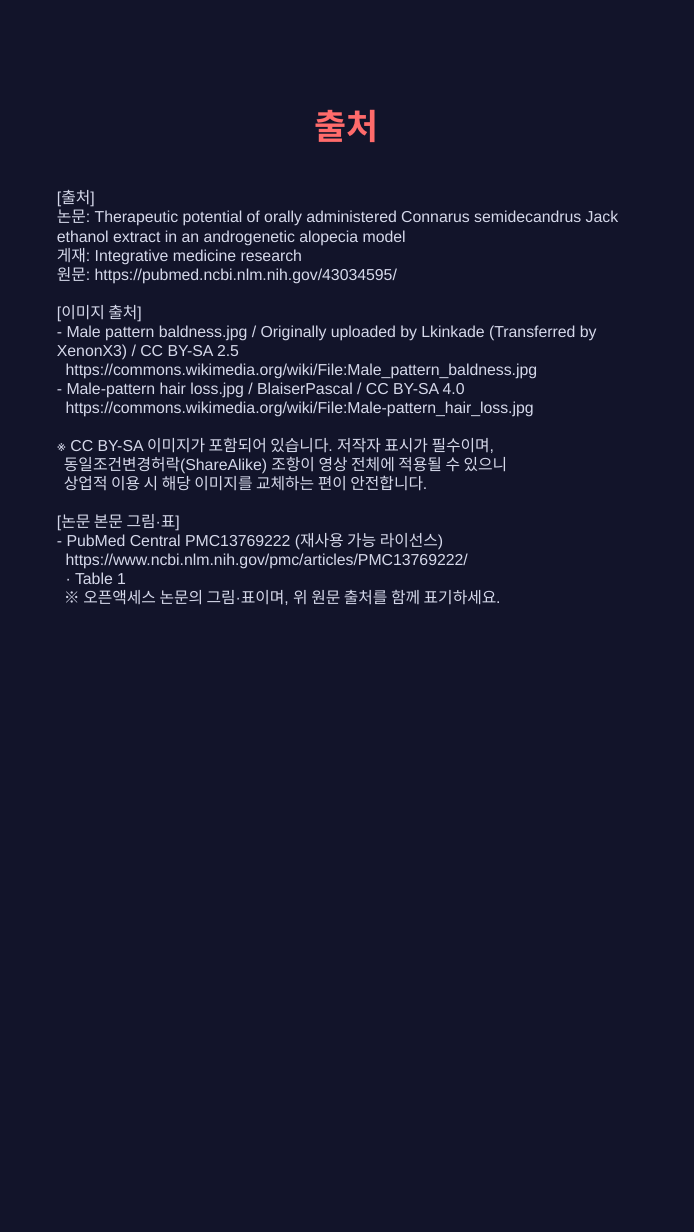
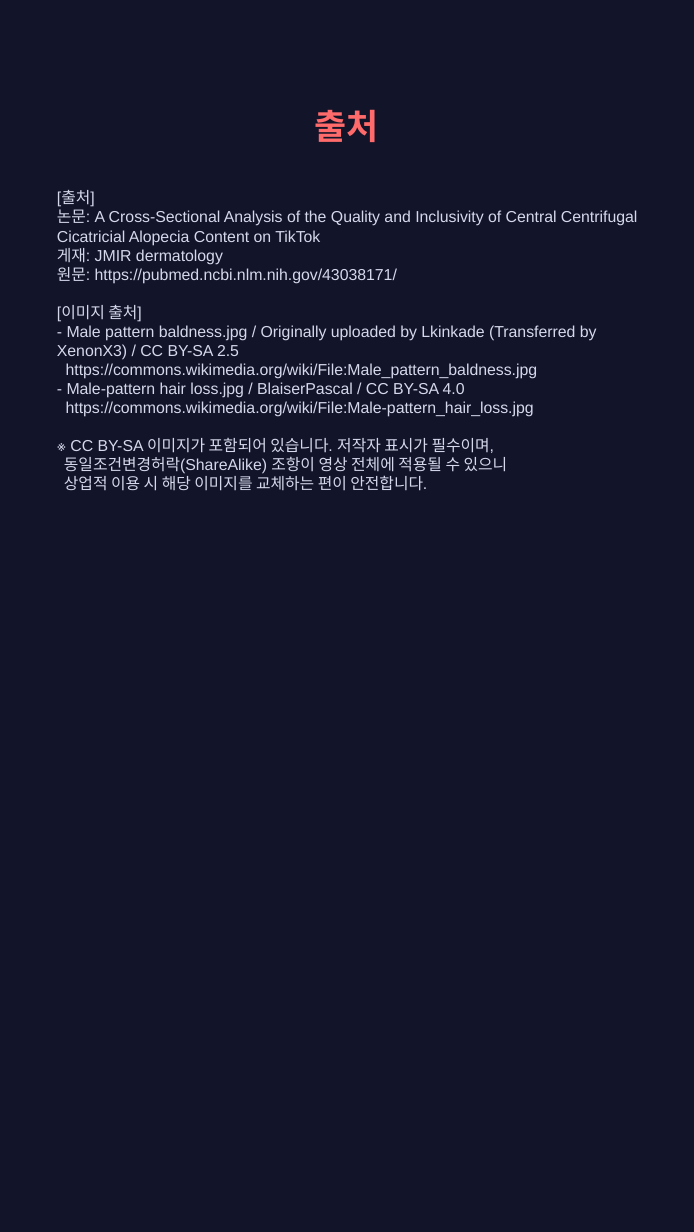
Before and after one commit to hyokang2010-BJ-ANTH/product-builder-test, a slide deck: slide 7 of pwa/data/latest/slides.pptx (slide 11 before the commit). Drawn at 694x1232 pixels with LibreOffice and Linux fonts; fonts in the diff are those of the drawing. Boxes give left, top, right and bottom in pixels: in the first picture for what was removed or moved away, otherwise in the second. Text is boxed around its words. In the diff, an @@ line names an element or a change of style, - is before the commit and + after.

```diff
--- a/pwa/data/latest/slides.pptx
+++ b/pwa/data/latest/slides.pptx
@@ text at [57,191,637,491]: text changed @@
-[출처]
-논문: Therapeutic potential of orally administered Connarus semidecandrus Jack ethanol extract in an androgenetic alopecia model
-게재: Integrative medicine research
-원문: https://pubmed.ncbi.nlm.nih.gov/43034595/
-[이미지 출처]
-- Male pattern baldness.jpg / Originally uploaded by Lkinkade (Transferred by XenonX3) / CC BY-SA 2.5
-https://commons.wikimedia.org/wiki/File:Male_pattern_baldness.jpg
-- Male-pattern hair loss.jpg / BlaiserPascal / CC BY-SA 4.0
-https://commons.wikimedia.org/wiki/File:Male-pattern_hair_loss.jpg
-※ CC BY-SA 이미지가 포함되어 있습니다. 저작자 표시가 필수이며,
-동일조건변경허락(ShareAlike) 조항이 영상 전체에 적용될 수 있으니
-상업적 이용 시 해당 이미지를 교체하는 편이 안전합니다.
-[논문 본문 그림·표]
-- PubMed Central PMC13769222 (재사용 가능 라이선스)
-https://www.ncbi.nlm.nih.gov/pmc/articles/PMC13769222/
-· Table 1
-※ 오픈액세스 논문의 그림·표이며, 위 원문 출처를 함께 표기하세요.
+[출처]
+논문: A Cross-Sectional Analysis of the Quality and Inclusivity of Central Centrifugal Cicatricial Alopecia Content on TikTok
+게재: JMIR dermatology
+원문: https://pubmed.ncbi.nlm.nih.gov/43038171/
+[이미지 출처]
+- Male pattern baldness.jpg / Originally uploaded by Lkinkade (Transferred by XenonX3) / CC BY-SA 2.5
+https://commons.wikimedia.org/wiki/File:Male_pattern_baldness.jpg
+- Male-pattern hair loss.jpg / BlaiserPascal / CC BY-SA 4.0
+https://commons.wikimedia.org/wiki/File:Male-pattern_hair_loss.jpg
+※ CC BY-SA 이미지가 포함되어 있습니다. 저작자 표시가 필수이며,
+동일조건변경허락(ShareAlike) 조항이 영상 전체에 적용될 수 있으니
+상업적 이용 시 해당 이미지를 교체하는 편이 안전합니다.
```
Also in this commit, not shown: 1 other slide changed, 3 slides added, 7 slides removed, 26 other files.
